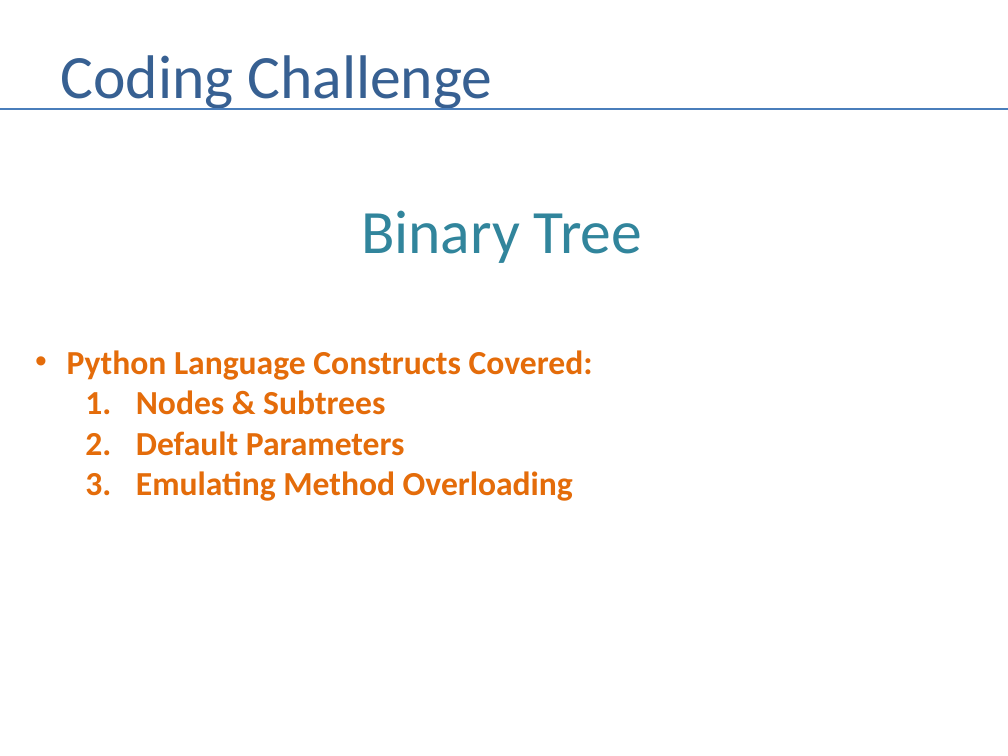
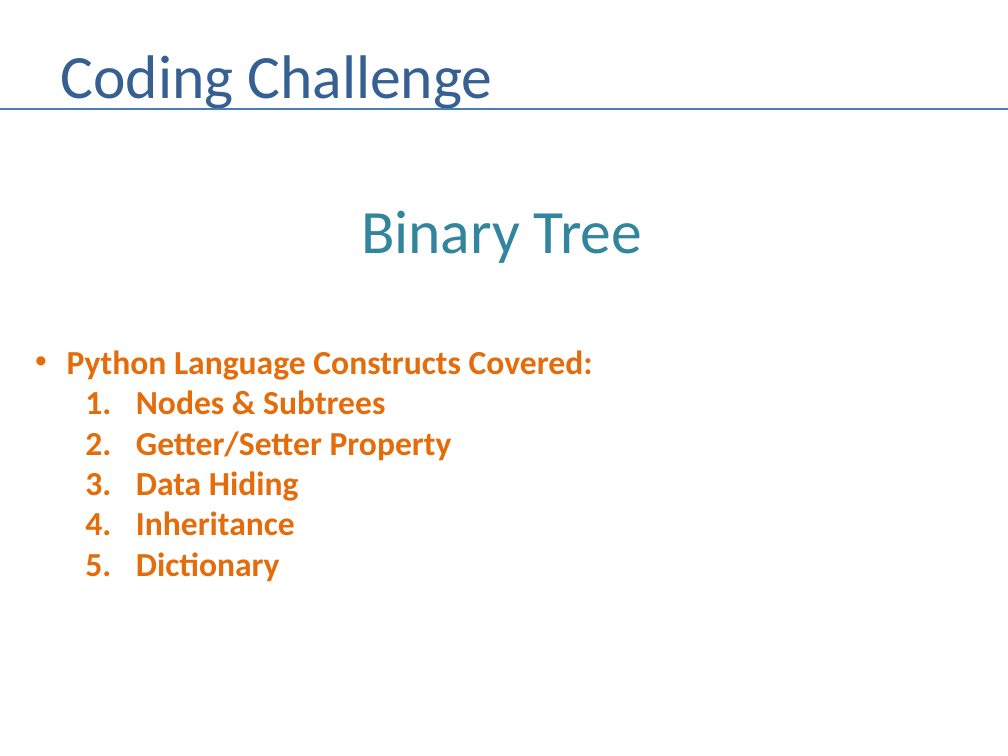
Before and after one commit to andrewferlitsch/Portland-Data-Science-Group, a slide deck: slide 40 of Presentations/Whiteboarding.pptx. Drawn at 1008x756 pixels with LibreOffice and Linux fonts; fonts in the diff are those of the drawing. Boxes give left, top, right and bottom in pixels: in the first picture for what was removed or moved away, otherwise in the second. Text is boxed around its words. In the diff, an @@ line names an element or a change of style, - is before the commit and + after.

```diff
--- a/Presentations/Whiteboarding.pptx
+++ b/Presentations/Whiteboarding.pptx
@@ text at (136, 431, 452, 582): text changed @@
-  2. Default Parameters
-  3. Emulating Method Overloading
+  2. Getter/Setter Property
+  3. Data Hiding
+  4. Inheritance
+  5. Dictionary
```
Also in this commit, not shown: 2 other slides changed, 2 slides added, 1 slide removed.
